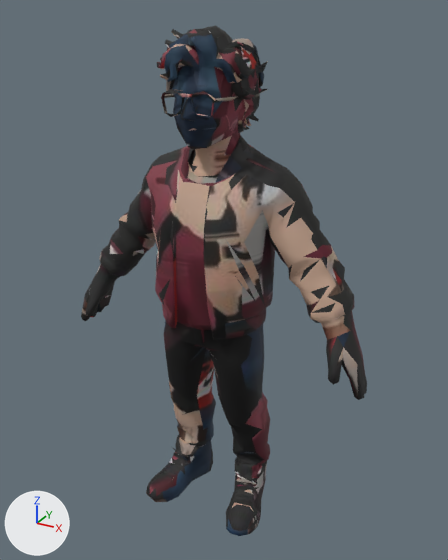
The glTF model public/models/people/bomber-jacket-man.glb, before and after one commit.
Before and after are seen from a 50 mm camera at (0.953, -1.659, 1.747) aimed at (0.021, 0.036, 0.9). Lighting does not change. The marker at lower left points along +X, +Y and +Z. The first picture is the older version. Where no turn or scale is listed for an object, it has been applied to the vertices. Vertices at exactly the same position are counted once.

Before the edit, the objects in view are built like this:
```python
me_char1_001 = bpy.data.meshes.new('char1.001')
me_char1_001.from_pydata(...)  # 2216 vertices, 4496 faces; spans x -0.56..0.56, y -0.18..0.18, z 0.0..1.7
me_char1_001.materials.append(mat_material_1_001)  # picture img_texture
ob_char1_001 = bpy.data.objects.new('char1.001', me_char1_001)
ob_char1_001.location = (0.0, 0.0, 0.0)
```
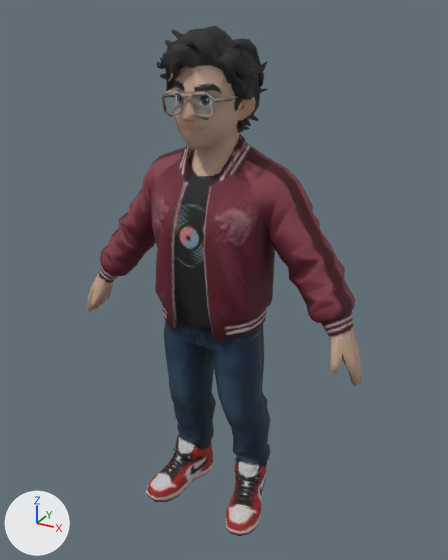
Location of each change, (x1, y1, x2, y2) in pixels of the pictures (448 x 560 px; the box of a moved part takes in the faces that stretch with it):
```json
{"object": "char1.001", "change": "reshaped", "before": [81, 25, 367, 536], "after": [86, 25, 363, 536]}
{"part": 1, "of": "me_char1_001", "change": "moved or reshaped", "before": [81, 251, 135, 321], "after": [86, 215, 137, 312]}
{"part": 2, "of": "me_char1_001", "change": "moved or reshaped", "before": [289, 279, 367, 400], "after": [289, 279, 363, 386]}
{"part": 3, "of": "me_char1_001", "change": "reshaped", "before": [146, 93, 276, 190], "after": [146, 69, 276, 190]}
{"part": 4, "of": "me_char1_001", "change": "reshaped", "before": [177, 440, 213, 480], "after": [177, 440, 213, 480]}
{"part": 5, "of": "me_char1_001", "change": "moved or reshaped", "before": [246, 372, 266, 423], "after": [246, 372, 266, 423]}
{"part": 6, "of": "me_char1_001", "change": "surface changed", "before": [100, 28, 351, 536], "after": [100, 28, 351, 536]}
```

Scene script edits in JSON lines:
```json
{"block": "me_char1_001", "where": "# used by ob_char1_001; location = (0.0, 0.0, 0.0)"}
{"op": "remove", "block": "me_char1_001", "code": "me_char1_001.from_pydata(...)  # 2216 vertices, 4496 faces; spans x -0.56..0.56, y -0.18..0.18, z 0.0..1.7"}
{"op": "add", "block": "me_char1_001", "code": "me_char1_001.from_pydata(...)  # 2216 vertices, 4496 faces; spans x -0.53..0.54, y -0.18..0.18, z 0.0..1.7"}
{"block": "me_char1_001", "change": "me_char1_001 part 1: 6 vertices moved from x -0.47..-0.35, y -0.05..0.07, z 0.83..0.92 to x -0.45..-0.36, y -0.06..0.07, z 0.84..0.91; 82 vertices removed from x -0.56..-0.38, y -0.11..0.06, z 0.64..0.93; 74 vertices added at x -0.53..-0.38, y -0.09..0.06, z 0.68..1.06"}
{"block": "me_char1_001", "change": "me_char1_001 part 2: 7 vertices moved from x 0.41..0.55, y -0.03..0.05, z 0.65..0.85 to x 0.41..0.53, y -0.02..0.04, z 0.68..0.86; 77 vertices removed from x 0.3..0.56, y -0.11..0.08, z 0.64..0.96; 69 vertices added at x 0.3..0.54, y -0.09..0.09, z 0.68..0.95"}
{"block": "me_char1_001", "change": "me_char1_001 part 3: 5 vertices removed from x -0.18..0.11, y -0.06..0.15, z 1.24..1.53; 16 vertices added at x -0.19..0.14, y -0.06..0.15, z 1.24..1.65"}
{"block": "me_char1_001", "change": "me_char1_001 part 4: 1 vertex moved within x -0.17, y -0.01, z 0.11; 1 vertex removed from x -0.07, y 0.08, z 0.01; 5 vertices added at x -0.17..-0.07, y 0.0..0.09, z 0.01..0.14"}
{"block": "me_char1_001", "change": "me_char1_001 part 5: 1 vertex removed from x 0.18, y -0.01, z 0.46; 2 vertices added at x 0.18..0.19, y -0.02..-0.01, z 0.45..0.49"}
{"block": "me_char1_001", "change": "me_char1_001 part 6: 3858 kept faces spanning x -0.48..0.47, y -0.18..0.18, z 0.0..1.7 get new texture (UV) coordinates"}
```
